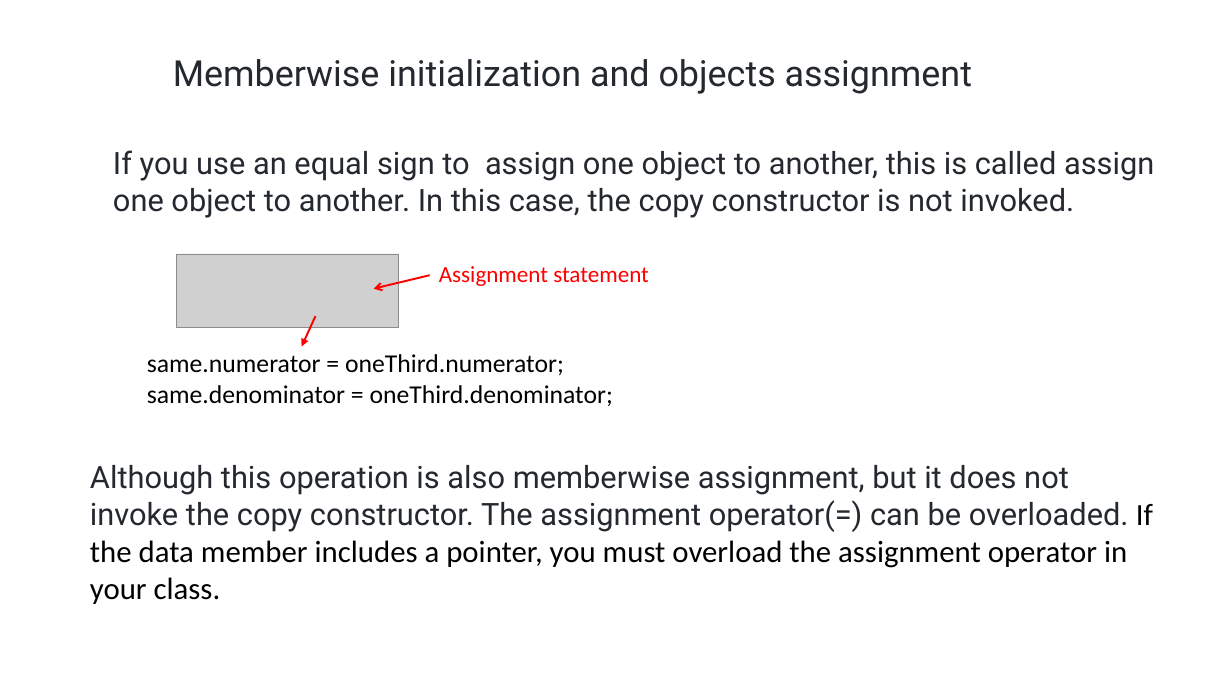
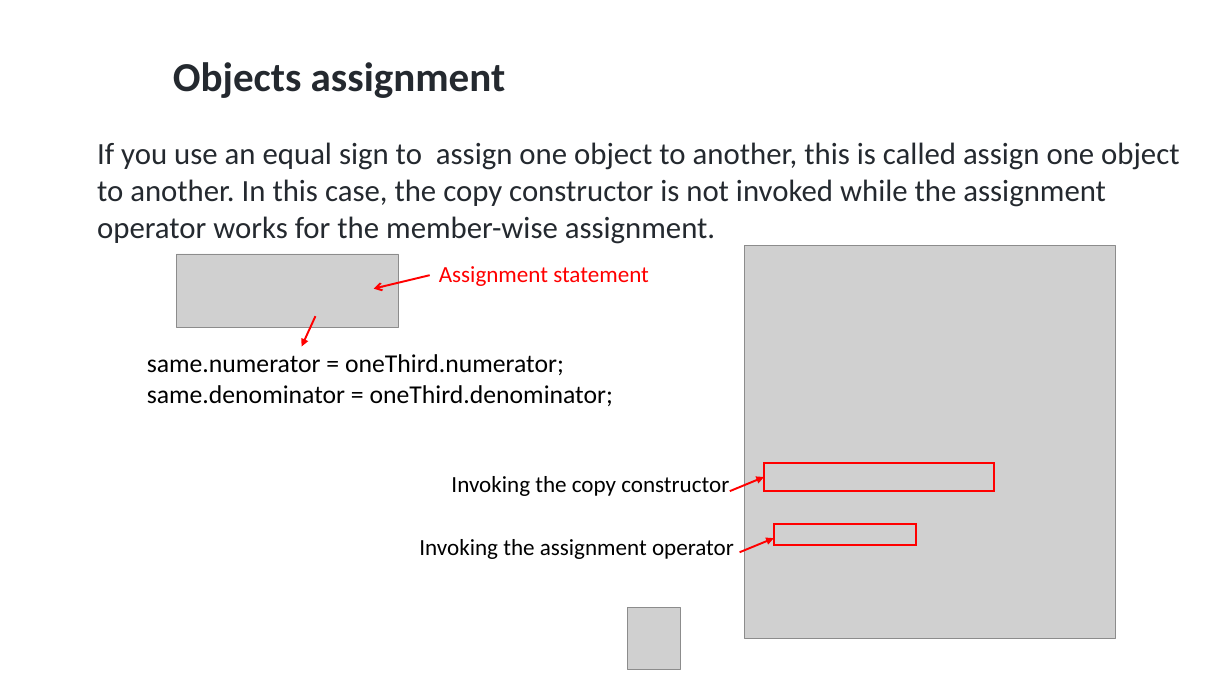
Before and after one commit to ShiqiYu/CPP, a slide deck: slide 8 of week10/Lab10.pptx. Drawn at 1232x693 pixels with LibreOffice and Linux fonts; fonts in the diff are those of the drawing; grey boxes stand for pictures; background and template pictures are left out. Boxes give left, top, right and bottom in pixels: in the first picture for what was removed or moved away, otherwise in the second. Text is boxed around its words. In the diff, an @@ line names an element or a change of style, - is before the commit and + after.

```diff
--- a/week10/Lab10.pptx
+++ b/week10/Lab10.pptx
@@ text at (173,62,506,98): text changed; size 28 to 32 pt; font Roboto to Calibri; bold on @@
-Memberwise initialization and objects assignment
+Objects assignment
@@ text at (97,142,1179,244): text changed; font Roboto to Calibri @@
-If you use an equal sign to assign one object to another, this is called assign one object to another. In this case, the copy constructor is not invoked.
+If you use an equal sign to assign one object to another, this is called assign one object to another. In this case, the copy constructor is not invoked while the assignment operator works for the member-wise assignment.
@@ picture added at (745,246,1116,639) @@
@@ text removed at (90,465,1153,604) @@
-Although this operation is also memberwise assignment, but it does not invoke the copy constructor. The assignment operator(=) can be overloaded. If the data member includes a pointer, you must overload the assignment operator in your class.
@@ text added at (451,476,729,496), 18 pt, text #000000 @@
+Invoking the copy constructor
@@ arrow added from (730, 492) to (764, 477), #FF0000 1.5 pt @@
@@ rectangle added at (764,463,994,492), outline #FF0000 1.5 pt @@
@@ text added at (419,539,734,559), 18 pt, text #000000 @@
+Invoking the assignment operator
@@ arrow added from (739, 553) to (774, 538), #FF0000 1.5 pt @@
@@ rectangle added at (774,524,916,545), outline #FF0000 1.5 pt @@
@@ picture added at (628,608,681,669) @@
```
Also in this commit, not shown: 5 other slides changed, 1 slide added, 2 other files.
